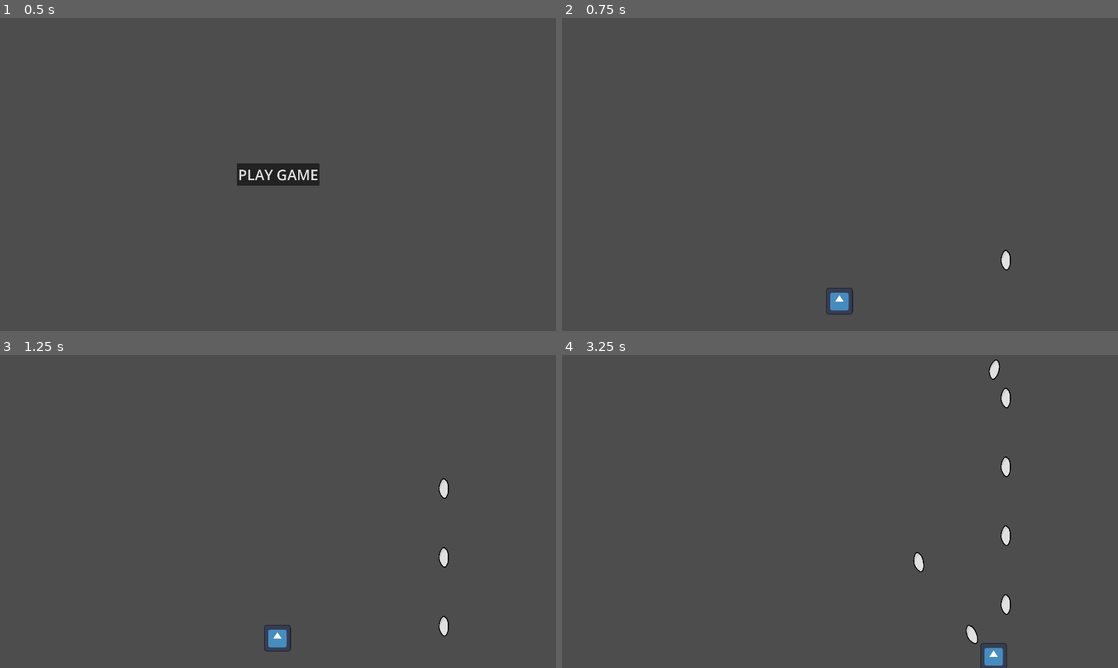
Above: before the commit, frames 1-4 (two rows, left to right).
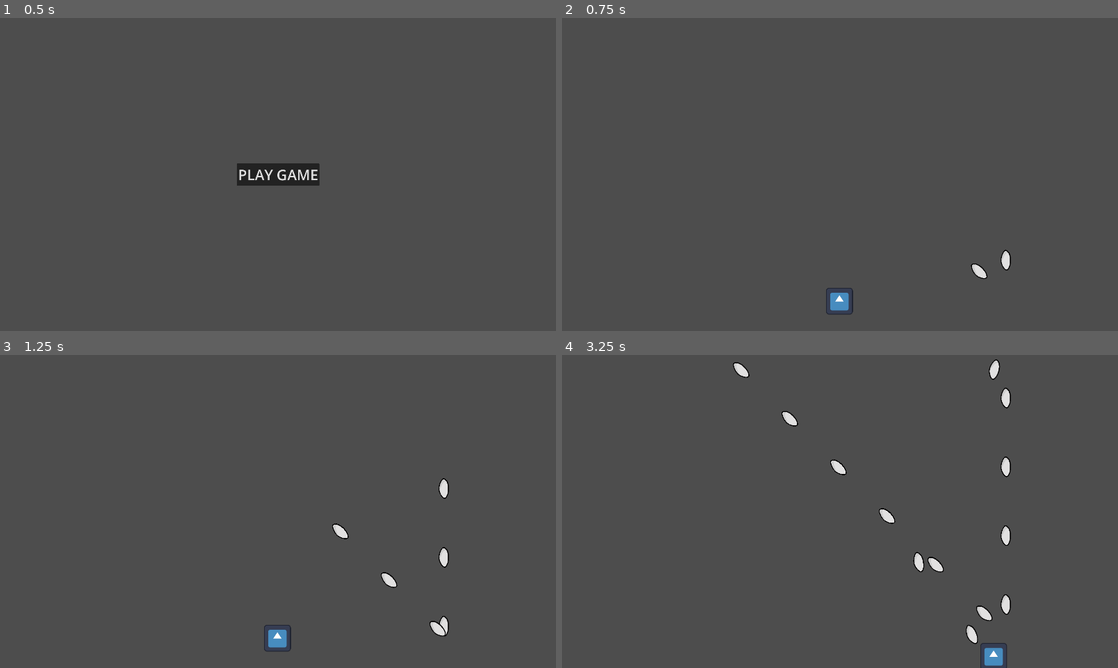
Above: after the commit, the same moments.

Repository: kaito002/bullet-hell-5
Game: Godot game, scene res://scenes/ui/main_menu.tscn
The game is run twice, just before and just after one commit, with the same random seed, the same clock (stepped at 60 frames per second) and the same inputs. The engine's default icon, where the game draws it, is replaced by a stand-in: a white triangle on a blue panel in a dark square.
Inputs (mouse positions are in pixels of both pictures, inside the frame that each line leads up to):
- Up to frame 1 (0.5 s): no input
- Up to frame 2 (0.75 s): click "PLAY GAME" at 0.5 s
- Up to frame 3 (1.25 s): no input
- Up to frame 4 (3.25 s): move the mouse to (962, 495) at 1.27 s; hold D (right) 1.28-2.03 s; hold Space (fire) 1.28-2.03 s; move the mouse to (728, 527) at 2.02 s; hold S (down) 2.03-2.78 s; tap Space (fire) at 2.1 s; move the mouse to (895, 442) at 2.77 s; hold D (right) from 2.78 s (still down); hold Space (fire) from 2.78 s (still down)

Frame 1 is identical in both runs. In frame 2, less than 0.1% of the frame differs, in the area x 73-77%, y 78-84%; in frame 3, 0.3%; in frame 4, 0.6%, in the area x 30-78%, y 2-86%.

Commit message:
testing two weapons spawner

Diff:
--- a/scenes/enemies/spawner.gd
+++ b/scenes/enemies/spawner.gd
@@ -4,6 +4,7 @@
 var debounce: Timer
 var direction: Vector2 = Vector2.UP
 @onready var weapon = $weapon
+@onready var weapon_2 = $weapon2
 
 func _ready():
 	debounce = Timer.new()
@@ -17,6 +18,7 @@
 	debounce.start()
 
 	weapon.fire(direction)
+	weapon_2.fire()
 
 func is_on_cooldown():
 	return !debounce.is_stopped()
--- a/scenes/levels/main.tscn
+++ b/scenes/levels/main.tscn
@@ -90,6 +90,10 @@
 [node name="weapon" parent="spawner" instance=ExtResource("3_wy0nk")]
 bullet_scene = ExtResource("4_13t6y")
 
+[node name="weapon2" parent="spawner" instance=ExtResource("3_wy0nk")]
+bullet_scene = ExtResource("4_13t6y")
+direction = Vector2(-1, -1)
+
 [node name="ui" type="CanvasLayer" parent="."]
 process_mode = 3
 script = ExtResource("7_wjp1r")
